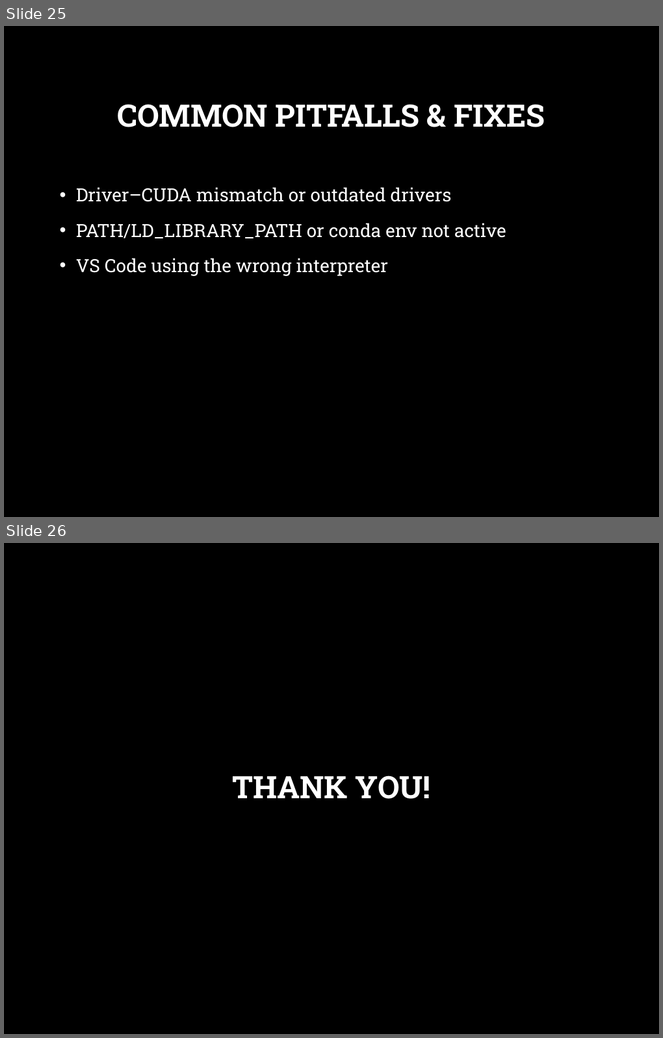
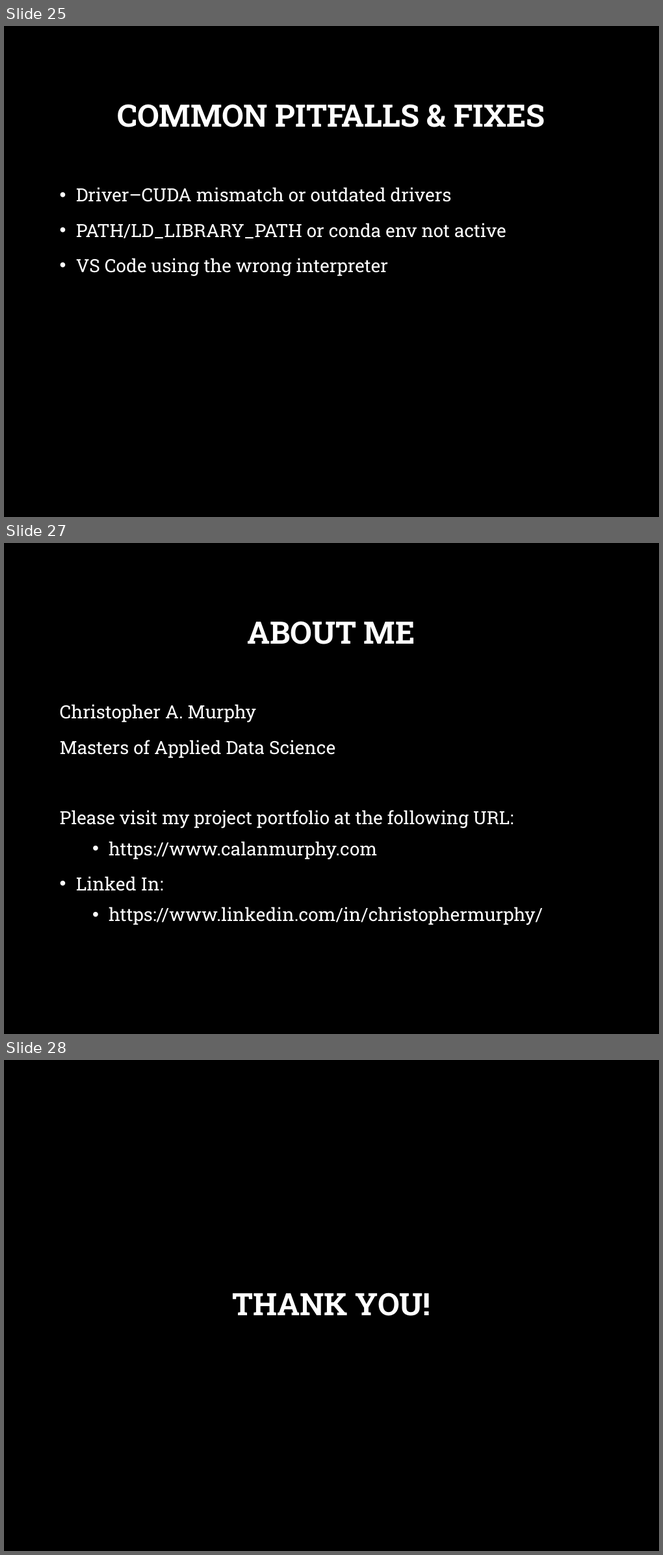
Before and after one commit to ChristopherAlanMurphy/TensorFlow.GPU.Windows11.via.WSL2, a slide deck: Presenation_TensorFlowOnWindows11forGPU.pptx. Shown one above the other, each under a label of ours: slides 25 and 26 before the commit, slides 25, 27 and 28 after it; the slides between them are not shown. The pictures are 663x1038 and 663x1555 pixels, drawn with LibreOffice and Linux fonts; fonts in the diff are those of the drawing; background and template pictures are left out. Boxes give left, top, right and bottom in pixels: in the first picture for what was removed or moved away, otherwise in the second. Text is boxed around its words. In the diff, an @@ line names an element or a change of style, - is before the commit and + after.

```diff
--- a/Presenation_TensorFlowOnWindows11forGPU.pptx
+++ b/Presenation_TensorFlowOnWindows11forGPU.pptx
@@ slide 27 added at box(4, 543, 659, 1034), background picture (left out) @@
@@ title added at box(247, 621, 415, 644), 34 pt, text #FFFFFF, bold @@
+ABOUT ME
@@ text added at box(60, 704, 543, 925), 20 pt, text #FFFFFF @@
+Christopher A. Murphy
+Masters of Applied Data Science
+Please visit my project portfolio at the following URL:
+  • https://www.calanmurphy.com
+• Linked In:
+  • https://www.linkedin.com/in/christophermurphy/
@@ what was slide 26 is now slide 28 @@
```
Also in this commit, not shown: 1 other slide added.
